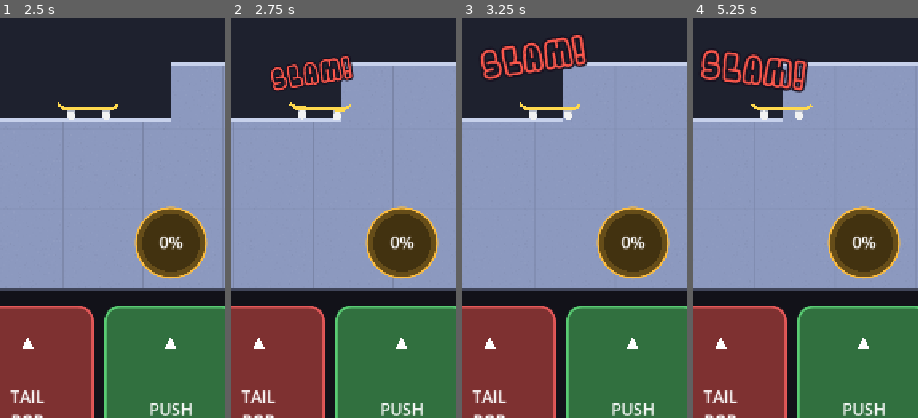
Above: before the commit, frames 1-4 (left to right).
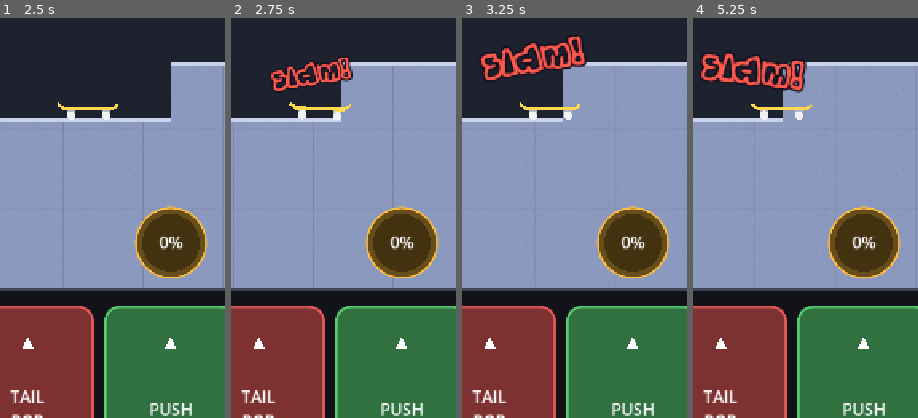
Above: after the commit, the same moments.

Repository: davidhernandeze/skatelike
Game: Godot game, scene res://scenes/menu.tscn
The game is run twice, just before and just after one commit, with the same random seed, the same clock (stepped at 60 frames per second) and the same inputs.
Inputs (mouse positions are % of the whole screen's width and height, from its top left):
- Up to frame 1 (2.5 s): click "Practice" at 0.5 s; click "Single jump" at 1.25 s; click "STATS" at 2 s
- Up to frame 2 (2.75 s): no input
- Up to frame 3 (3.25 s): click "STATS" at 2.75 s
- Up to frame 4 (5.25 s): click "STATS" at 3.5 s; move the mouse to (72, 45) at 4.27 s; click (72, 45) at 4.42 s; drag from (30, 55) to (45, 70) at 5.02 s
The pictures show only the part of the screen within x 12-62%, y 36-86%; the shares and areas given below are measured in that part.

Frame 1 is identical in both runs. In frame 2, 1.5% of the frame differs, in the area x 17-55%, y 9-19%; in frame 3, 2.4%; in frame 4, 2.6%, in the area x 3-52%, y 8-19%.

Commit message:
Trick callouts in the dafont "Graffiti" font; credits updated
The callouts use "Graffiti" from dafont.com/graffiti.font instead of
Bubblez Graffiti (removed with its license file). The font names no author
and dafont states no license, which the Credits page and README say. Long
callouts are nudged in from the screen edges so they stay readable.

Co-Authored-By: Claude Opus 5.5 <noreply@anthropic.com>
Claude-Session: https://claude.ai/code/session_01RyYvQJH2T8hEfpxQUNibCm

Diff:
--- a/scripts/callouts.gd
+++ b/scripts/callouts.gd
@@ -3,7 +3,7 @@
 ## Runner, so it shares its coordinates. Bursts pop in, float up and fade; sustained
 ## ones (manuals, grinds) follow the board and shake until end_sustained().
 
-@export var font: Font = preload("res://assets/fonts/BubblezGraffiti-Regular.ttf")
+@export var font: Font = preload("res://assets/fonts/Graffiti.ttf")
 ## Manuals, grinds and slams; pop tricks use pop_font_size.
 @export var font_size := 46
 @export var pop_font_size := 38
@@ -82,6 +82,10 @@
 		var tilt: float = item.tilt + (sin(age * 40.0) * 0.06 if item.sustained else 0.0)
 		var size: int = item.size
 		var width := font.get_string_size(item.text, HORIZONTAL_ALIGNMENT_LEFT, -1, size).x
+		# Long names are kept on screen: nudged in from the edges (or centered if wider).
+		var half := width * 0.5 * scale_k + 12.0
+		var screen_w := _runner._area.x
+		pos.x = screen_w * 0.5 if half * 2.0 > screen_w else clampf(pos.x, half, screen_w - half)
 		var at := Vector2(-width * 0.5, size * 0.35)
 		draw_set_transform(pos, tilt, Vector2.ONE * scale_k)
 		draw_string_outline(font, at, item.text, HORIZONTAL_ALIGNMENT_LEFT, -1, size, roundi(size * 0.22),
--- a/scripts/menu.gd
+++ b/scripts/menu.gd
@@ -262,7 +262,7 @@
 	_add_label("Credits", 40, Color(1.0, 0.85, 0.3))
 	for credit in [
 		["Sounds", "\"Skateboarding Tricks\" by SoundBiterSFX\nfreesound.org/s/746602\nCC BY 4.0, cut and mixed for the game"],
-		["Trick callout font", "Bubblez Graffiti by GGBotNet\nSIL Open Font License 1.1"],
+		["Trick callout font", "Graffiti (dafont.com/graffiti.font)\nauthor unknown, license not stated"],
 		["Engine", "Godot Engine\nMIT license"],
 	]:
 		_add_label(credit[0], 26, Color(0.75, 0.78, 0.9))
Not shown, removed: assets/fonts/BubblezGraffiti-OFL.txt
Binary file removed: assets/fonts/BubblezGraffiti-Regular.ttf
Binary file added: assets/fonts/Graffiti.ttf
Not shown, changed: assets/fonts/Graffiti.ttf.import
